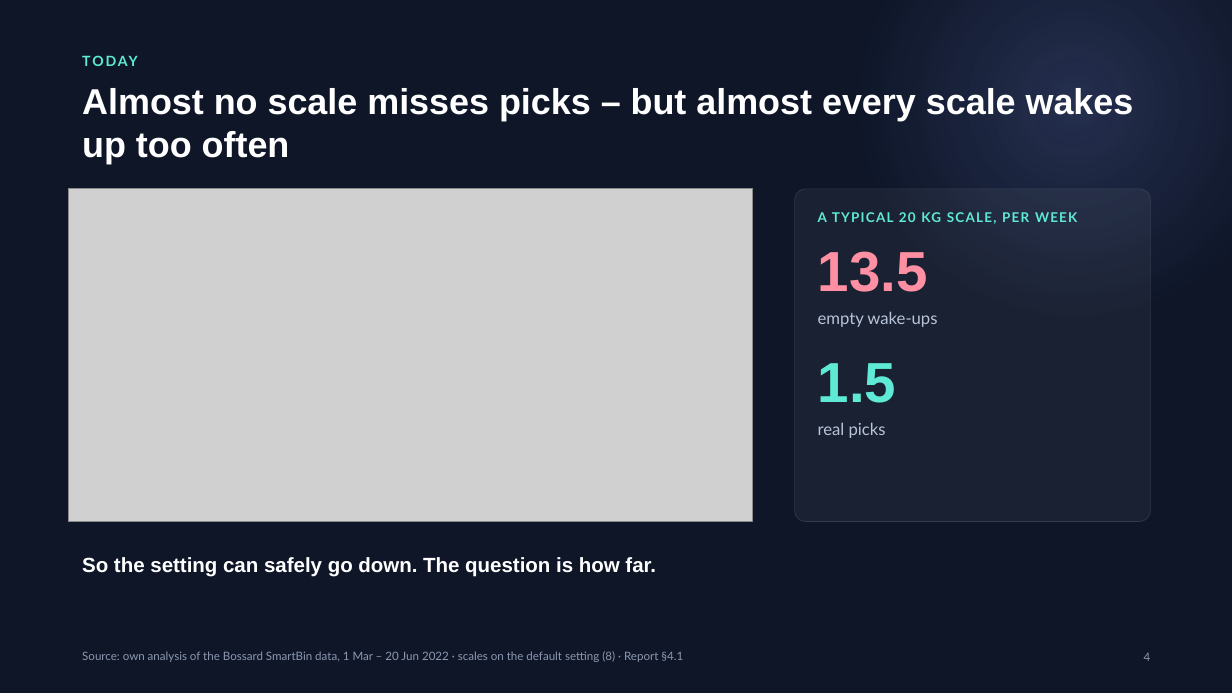
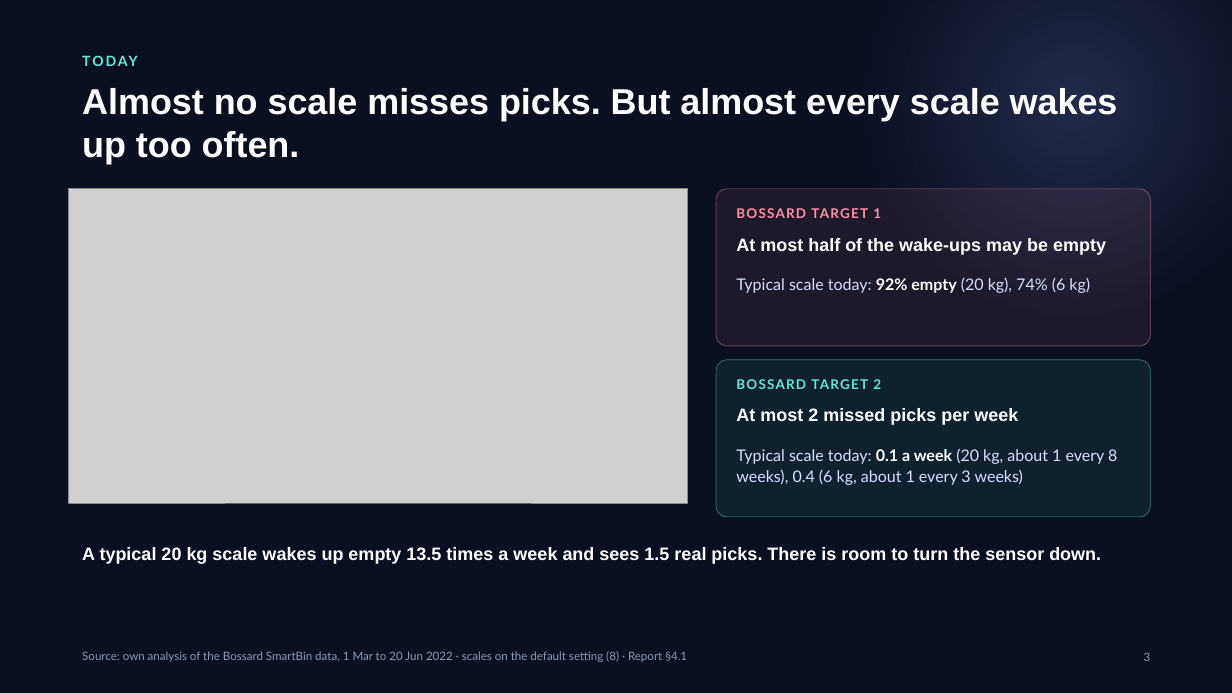
Before and after one commit to erenalpckroglu/smartbin-sensor-optimization, a slide deck: slide 3 of presentation/SmartBin – CTO presentation.pptx (slide 4 before the commit). Drawn at 1232x693 pixels with LibreOffice and Linux fonts; fonts in the diff are those of the drawing; grey boxes stand for pictures. Boxes give left, top, right and bottom in pixels: in the first picture for what was removed or moved away, otherwise in the second. Text is boxed around its words. In the diff, an @@ line names an element or a change of style, - is before the commit and + after.

```diff
--- a/presentation/SmartBin – CTO presentation.pptx
+++ b/presentation/SmartBin – CTO presentation.pptx
@@ background #0E1628 to #0A1020 @@
@@ text at [82,88,1118,164]: text changed @@
-Almost no scale misses picks – but almost every scale wakes up too often
+Almost no scale misses picks. But almost every scale wakes up too often.
@@ picture: place and size @@
-picture at [68,189,752,521]
+picture at [68,189,688,503]
@@ rounded rectangle: place and size @@
-rounded rectangle at [795,189,1151,521]
+rounded rectangle at [716,189,1151,346]
@@ rounded rectangle at [716,189,1151,346]: fill #FFFFFF at 5% opacity to #FF8FA3 at 8% opacity; outline #FFFFFF 0.5 pt to #FF8FA3 0.5 pt; proportions changed @@
@@ text at [736,208,881,218]: text changed; text colour #5EEAD4 to #FF8FA3 @@
-A TYPICAL 20 KG SCALE, PER WEEK
+BOSSARD TARGET 1
@@ text at [736,238,1106,255]: text changed; size 44 to 14 pt; text colour #FF8FA3 to #FFFFFF @@
-13.5
+At most half of the wake-ups may be empty
@@ text at [736,278,1090,293]: text changed; size 13 to 12.5 pt; text colour #B8C4D9 to #D7DEFF @@
-empty wake-ups
+Typical scale today: 92% empty (20 kg), 74% (6 kg)
@@ rounded rectangle added at [716,360,1151,517], fill #5EEAD4 at 8% opacity, outline #5EEAD4 0.5 pt @@
@@ text at [736,379,881,389]: text changed; size 13 to 10.5 pt; text colour #B8C4D9 to #5EEAD4; bold on @@
-real picks
+BOSSARD TARGET 2
@@ text removed at [818,363,896,403] @@
-1.5
@@ text added at [736,408,1018,425], 14 pt, text #FFFFFF, bold @@
+At most 2 missed picks per week
@@ text added at [736,448,1117,485], 12.5 pt, text #D7DEFF @@
+Typical scale today: 0.1 a week (20 kg, about 1 every 8 weeks), 0.4 (6 kg, about 1 every 3 weeks)
@@ text removed at [82,557,656,577] @@
-So the setting can safely go down. The question is how far.
@@ text added at [82,547,1101,564], 14 pt, text #FFFFFF, bold @@
+A typical 20 kg scale wakes up empty 13.5 times a week and sees 1.5 real picks. There is room to turn the sensor down.
@@ text at [82,651,687,662]: text changed @@
-Source: own analysis of the Bossard SmartBin data, 1 Mar – 20 Jun 2022 · scales on the default setting (8) · Report §4.1
+Source: own analysis of the Bossard SmartBin data, 1 Mar to 20 Jun 2022 · scales on the default setting (8) · Report §4.1
@@ text at [1144,652,1151,661]: text changed @@
-4
+3
```
Also in this commit, not shown: 21 other slides changed, 2 slides added, 24 other files.
